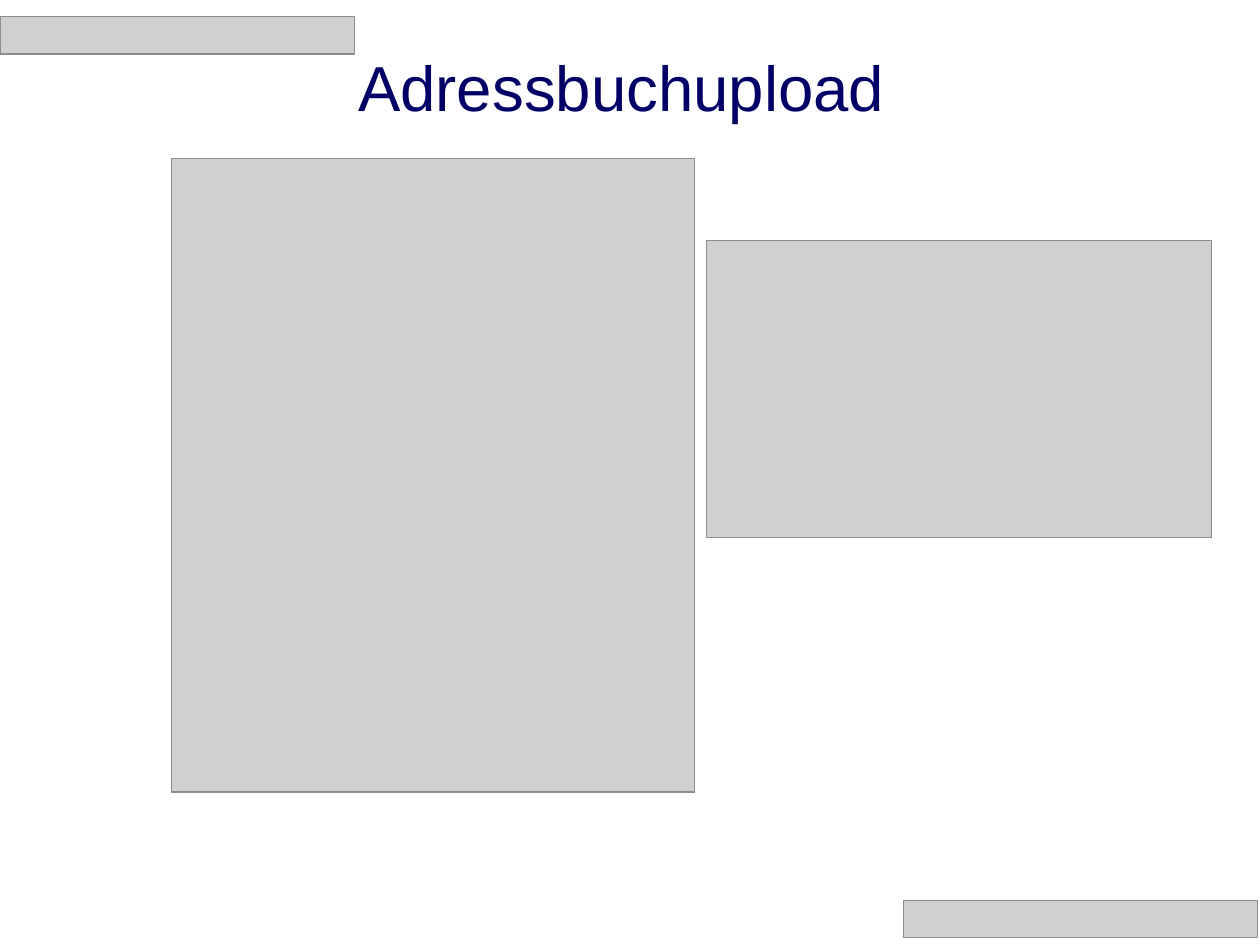
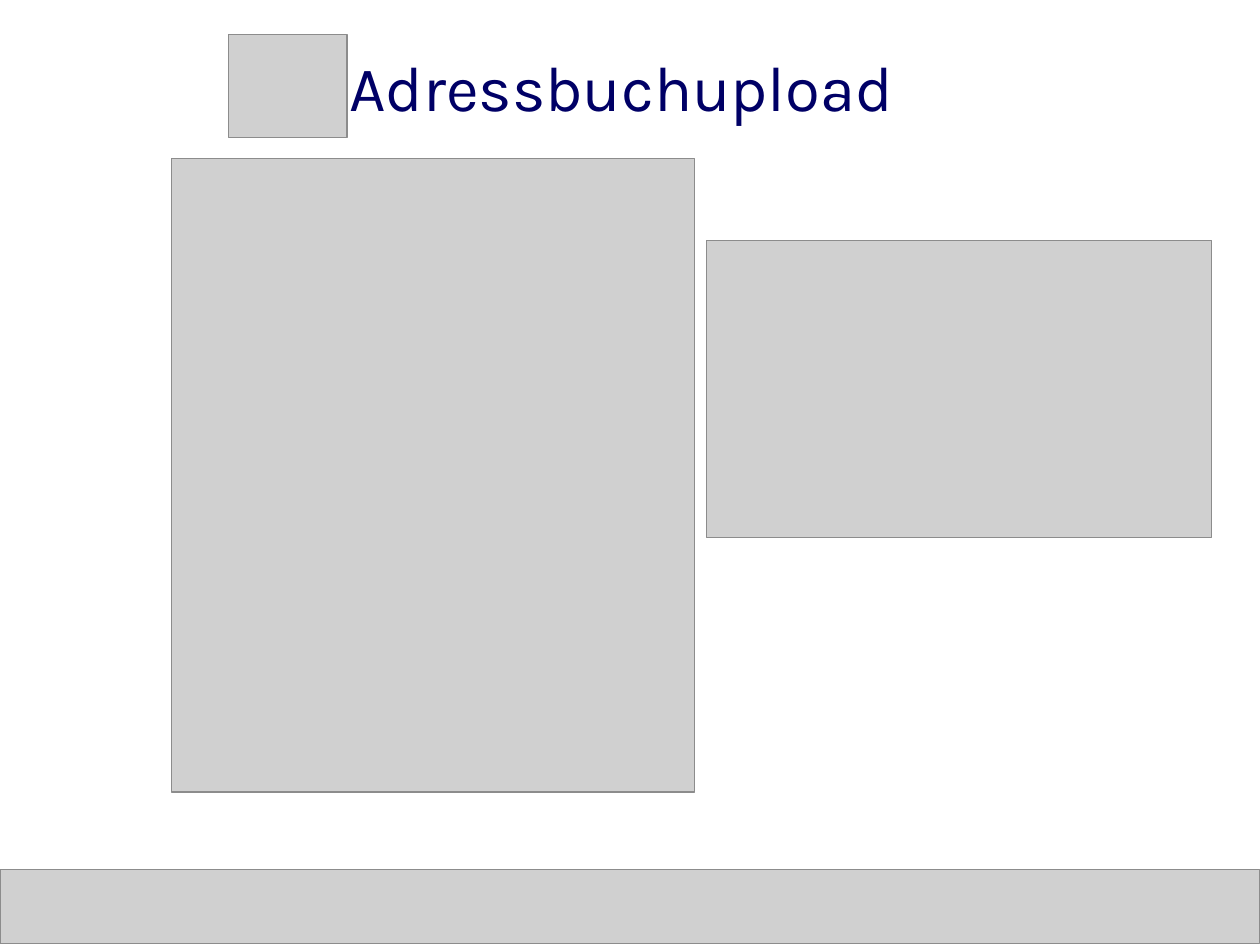
Before and after one commit to deltachat/playground, a slide deck: slide 5 of talks/dud-2018-delta.odp (slide 6 before the commit). Drawn at 1260x946 pixels with LibreOffice and Linux fonts; fonts in the diff are those of the drawing; grey boxes stand for pictures. Boxes give left, top, right and bottom in pixels: in the first picture for what was removed or moved away, otherwise in the second. Text is boxed around its words. In the diff, an @@ line names an element or a change of style, - is before the commit and + after.

```diff
--- a/talks/dud-2018-delta.odp
+++ b/talks/dud-2018-delta.odp
@@ title "Adressbuchupload" at box(349, 67, 893, 126): font Arial to Karla @@
@@ picture: place and size @@
-picture at box(0, 17, 354, 55)
+picture at box(229, 34, 348, 137)
@@ picture: place and size @@
-picture at box(903, 900, 1258, 938)
+picture at box(0, 869, 1260, 943)
```
Also in this commit, not shown: 5 other slides changed, 3 slides added, 2 slides removed.
